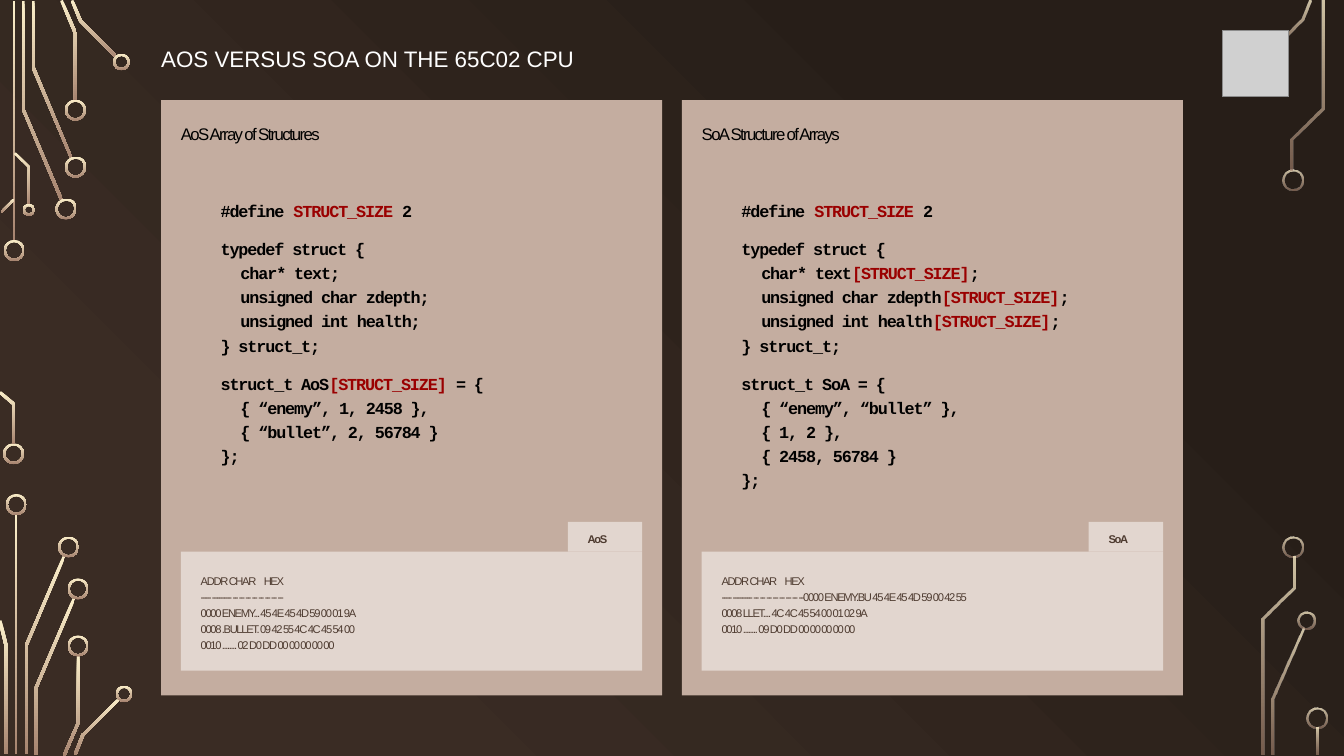
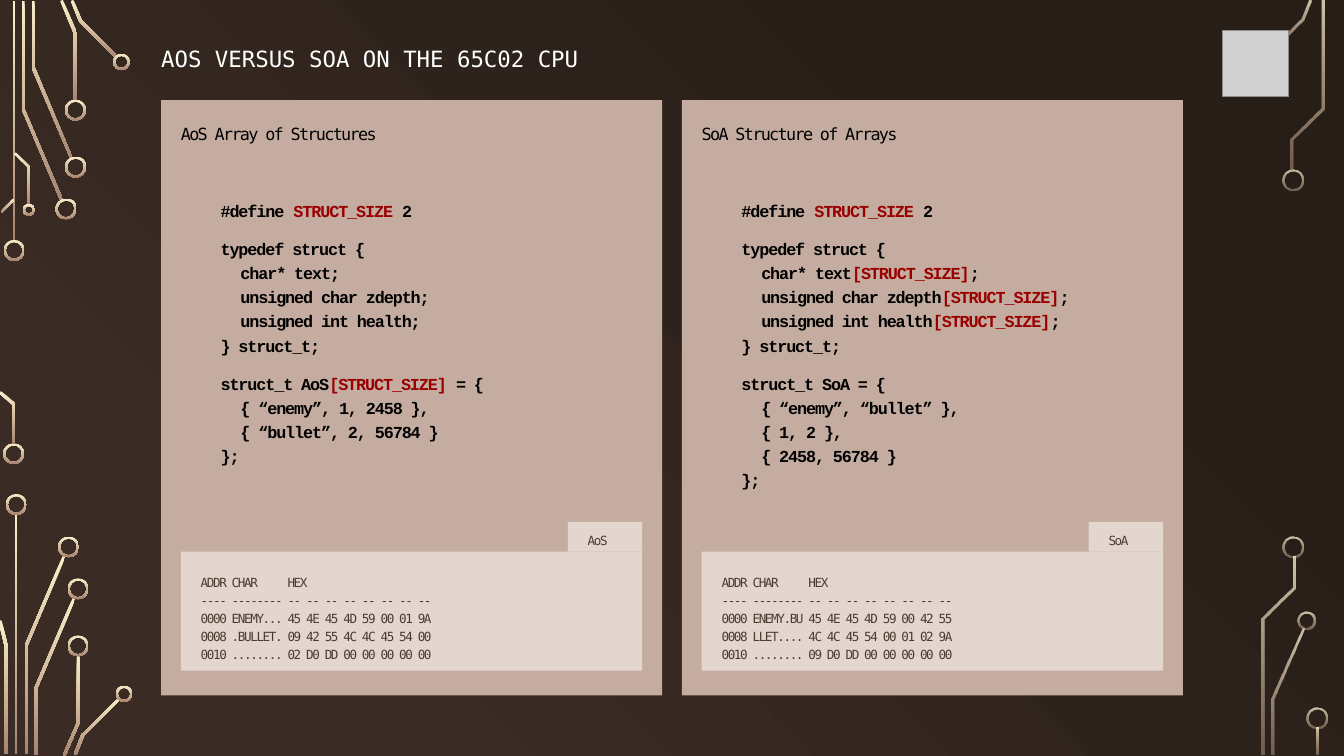
Before and after one commit to FlightControl-User/x16-code, a slide deck: slide 6 of x16-docs/CX16_Equinoxe.pptx. Drawn at 1344x756 pixels with LibreOffice and Linux fonts; fonts in the diff are those of the drawing; grey boxes stand for pictures. Boxes give left, top, right and bottom in pixels: in the first picture for what was removed or moved away, otherwise in the second. Text is boxed around its words. In the diff, an @@ line names an element or a change of style, - is before the commit and + after.

```diff
--- a/x16-docs/CX16_Equinoxe.pptx
+++ b/x16-docs/CX16_Equinoxe.pptx
@@ title "AOS VERSUS SOA ON THE ..." at box(161, 50, 578, 68): font Arial to DejaVu Sans Mono @@
@@ text in rectangle at box(181, 127, 377, 144): font Arial to DejaVu Sans Mono in "AoS Array of Structures" @@
@@ text in rectangle at box(702, 127, 897, 144): font Arial to DejaVu Sans Mono in "SoA Structure of Arrays" @@
@@ rectangle "AoS" at box(568, 522, 642, 553): size 8 to 9 pt, font Arial to DejaVu Sans Mono, bold off @@
@@ rectangle "SoA" at box(1089, 522, 1164, 553): size 8 to 9 pt, font Arial to DejaVu Sans Mono, bold off @@
@@ rectangle "ADDR CHAR HEX ---- -------- ..." at box(180, 552, 642, 670): size 8 to 9 pt, font Arial to DejaVu Sans Mono @@
@@ text in rectangle at box(722, 577, 953, 659): text changed; size 8 to 9 pt; font Arial to DejaVu Sans Mono @@
-ADDR CHAR HEX
----- -------- -- -- -- -- -- -- -- --0000 ENEMY.BU 45 4E 45 4D 59 00 42 55
-0008 LLET.... 4C 4C 45 54 00 01 02 9A
-0010 ........ 09 D0 DD 00 00 00 00 00
+ADDR CHAR HEX
+---- -------- -- -- -- -- -- -- -- --
+0000 ENEMY.BU 45 4E 45 4D 59 00 42 55
+0008 LLET.... 4C 4C 45 54 00 01 02 9A
+0010 ........ 09 D0 DD 00 00 00 00 00
```
Also in this commit, not shown: 2 other slides changed, 21 other files.
